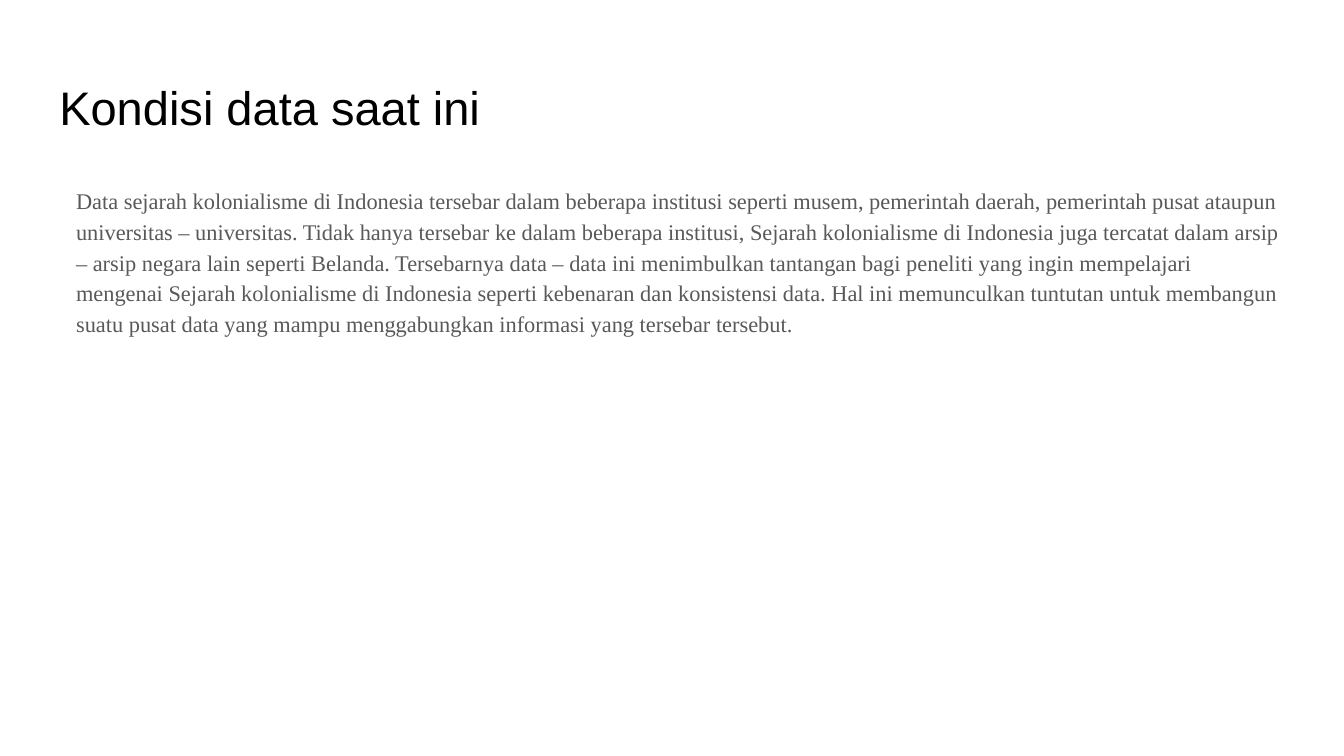
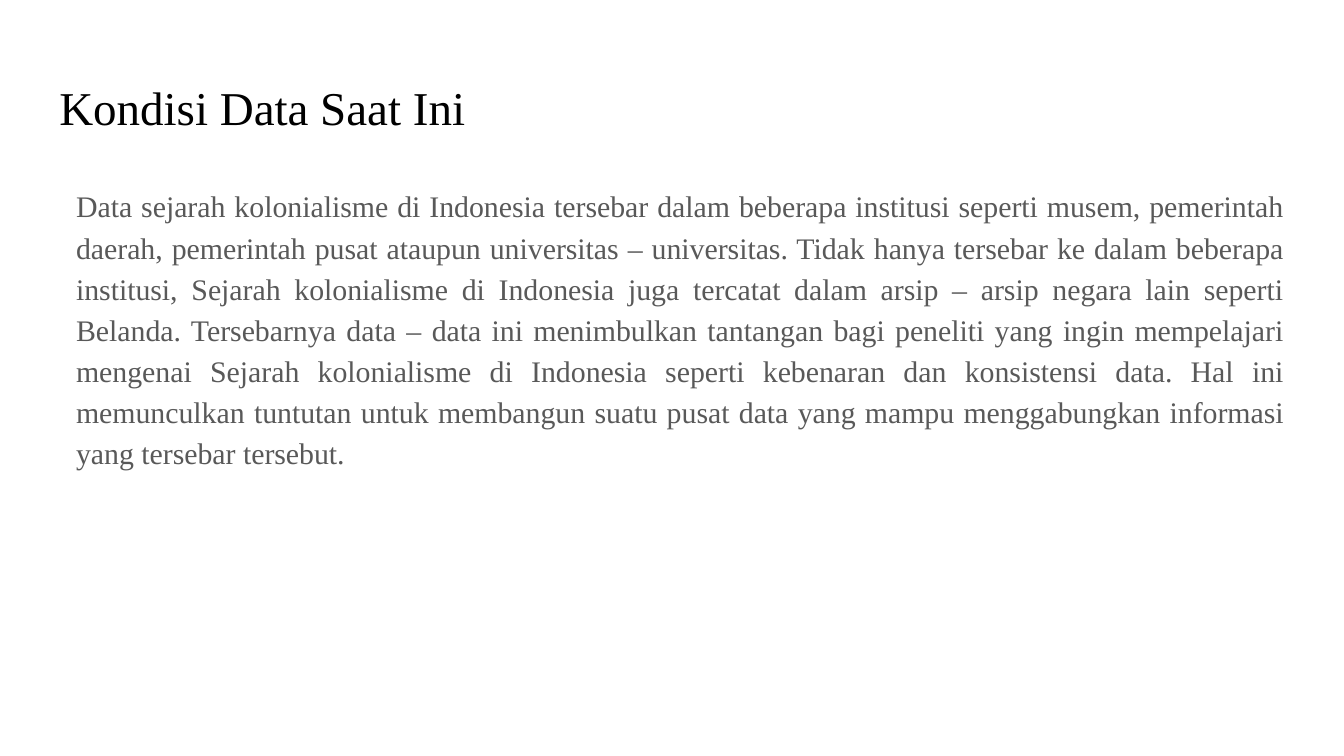
Before and after one commit to rcsenlia/Ontologi-Sejarah-Indonesia, a slide deck: slide 3 of RichieChristiansenSenlia/Draft Proposal - Richie Christiansen Senlia.pptx. Drawn at 1344x756 pixels with LibreOffice and Linux fonts; fonts in the diff are those of the drawing. Boxes give left, top, right and bottom in pixels: in the first picture for what was removed or moved away, otherwise in the second. Text is boxed around its words. In the diff, an @@ line names an element or a change of style, - is before the commit and + after.

```diff
--- a/RichieChristiansenSenlia/Draft Proposal - Richie Christiansen Senlia.pptx
+++ b/RichieChristiansenSenlia/Draft Proposal - Richie Christiansen Senlia.pptx
@@ title at (x1=59, y1=92, x2=465, y2=126): text changed; font Arial to Times New Roman @@
-Kondisi data saat ini
+Kondisi Data Saat Ini
@@ text "Data sejarah kolonialisme di Indonesia ..." at (x1=76, y1=196, x2=1284, y2=470): size 12 to 16 pt; alignment left to justified @@
```
Also in this commit, not shown: 10 other slides changed.
